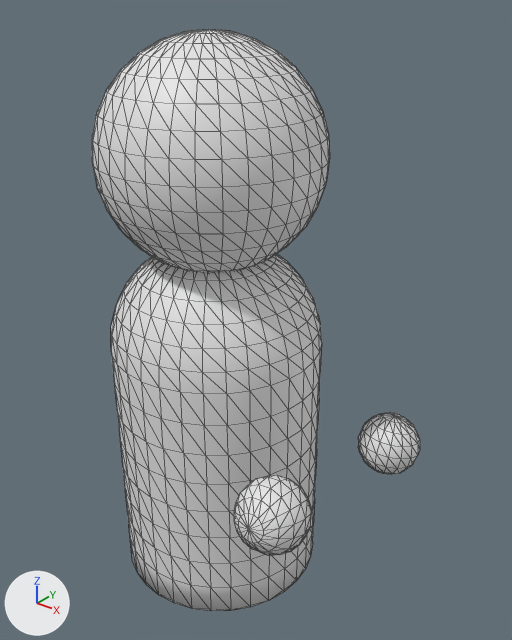
The glTF model assets/meshes/skeleton.glb, before and after one commit.
Camera for both pictures: a camera (50 mm lens) standing at (2.04, -2.24, 2.81) and looking at (0.24, 0.0, 1.42). Lighting does not change. The marker at lower left points along +X, +Y and +Z. Mesh edges are drawn as thin lines. Where no turn or scale is listed for an object, it has been applied to the vertices.

The first picture shows 'Body', 'Head', 'LeftHand', 'RightHand'.
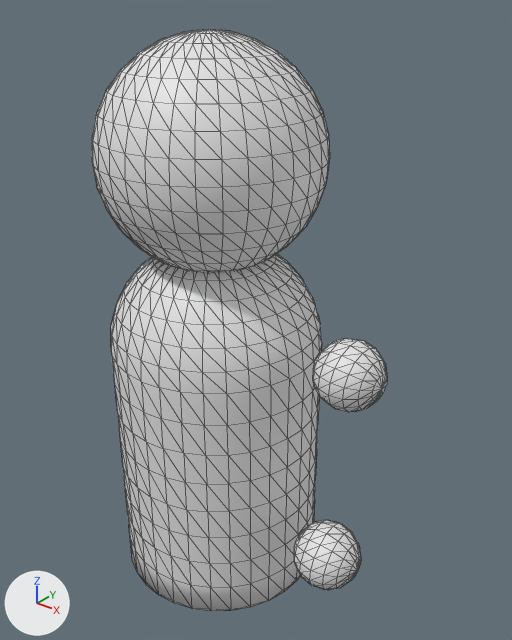
Location of each change, (x1, y1, x2, y2) in pixels of the pictures (512 x 640 px):
```json
{"object": "RightHand", "change": "moved", "before": [234, 475, 311, 556], "after": [313, 338, 387, 412]}
{"object": "LeftHand", "change": "moved", "before": [358, 412, 420, 474], "after": [294, 520, 361, 590]}
```

Edits to the scene script, one JSON object a line:
```json
{"op": "set", "path": "ob_righthand.location", "old": "(0.0, 0.0, 0.0)", "new": "(-0.5, 0.376, 0.0)"}
{"op": "set", "path": "ob_lefthand.location", "old": "(0.0, 0.0, 0.0)", "new": "(0.5, 0.376, 0.0)"}
```
